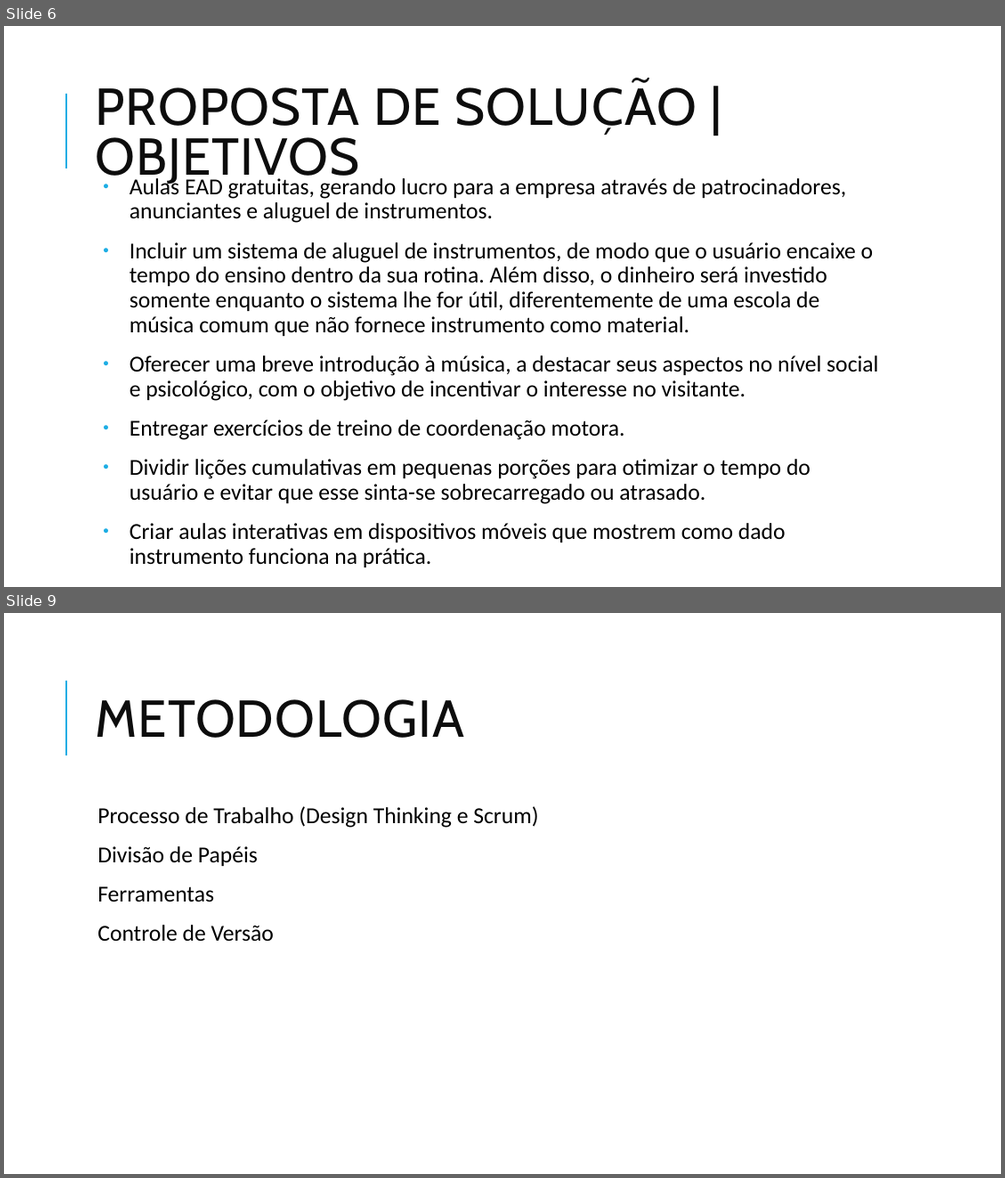
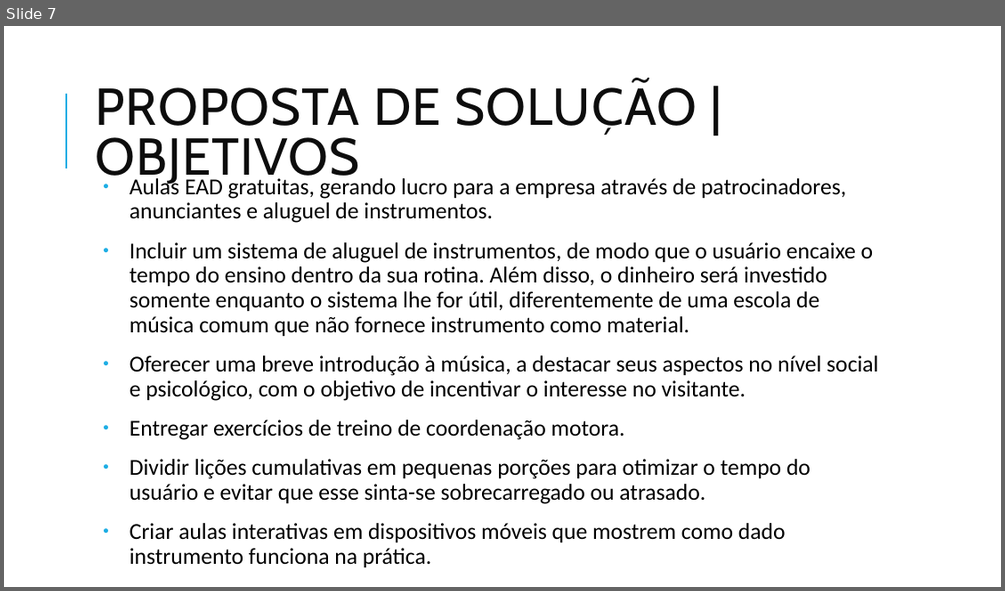
Before and after one commit to ICEI-PUC-Minas-PMGCC-TI/ti-1-pmg-cc-t-20231-dificuldade-em-aprender-musica, a slide deck: docs/apresentacao/Slide_TI_FrontEnd.pptx. Shown one above the other, each under a label of ours: slides 6 and 9 before the commit, slide 7 after it; the slides between them are not shown. The pictures are 1005x1178 and 1005x591 pixels, drawn with LibreOffice and Linux fonts; fonts in the diff are those of the drawing. Boxes give left, top, right and bottom in pixels: in the first picture for what was removed or moved away, otherwise in the second. Text is boxed around its words. In the diff, an @@ line names an element or a change of style, - is before the commit and + after.

```diff
--- a/docs/apresentacao/Slide_TI_FrontEnd.pptx
+++ b/docs/apresentacao/Slide_TI_FrontEnd.pptx
@@ slide 9 removed at <box>4,613,1001,1174</box>, background #FFFFFF; not listed: 1 template element that a slide beside it also shows @@
@@ title removed at <box>95,699,464,738</box> @@
-METODOLOGIA
@@ text removed at <box>97,806,538,941</box> @@
-  Processo de Trabalho (Design Thinking e Scrum)
-  Divisão de Papéis
-  Ferramentas
-  Controle de Versão
@@ what was slide 6 is now slide 7 @@
```
Also in this commit, not shown: 3 slides changed, 2 slides added.
